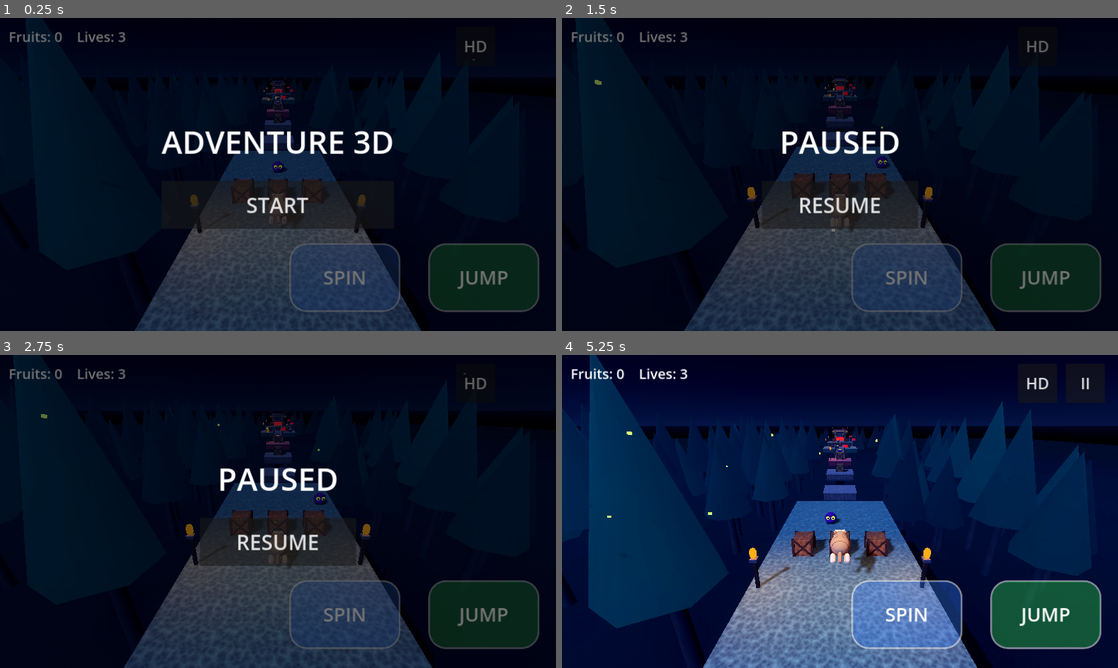
Above: before the commit, frames 1-4 (two rows, left to right).
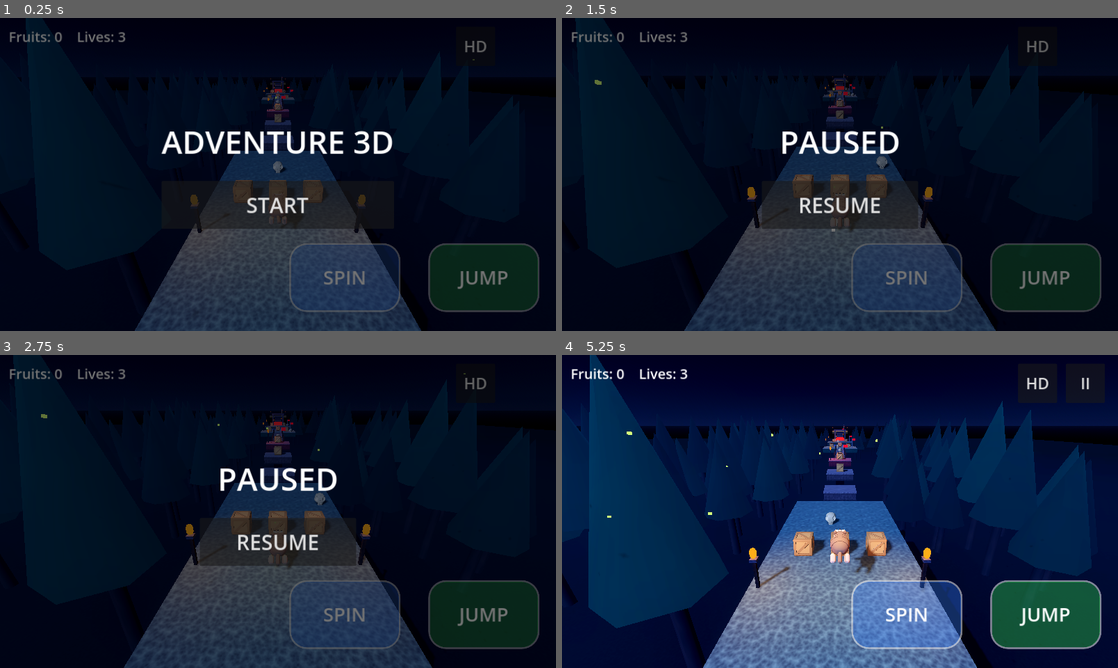
Above: after the commit, the same moments.

Repository: ksomealmlk-create/Adventure3D
Game: Godot game, scene res://main.tscn
Two runs of this game, one before a commit and one after it. Both use one fixed random seed, a clock stepped at 60 frames per second and the inputs below.
Inputs:
- Up to frame 1 (0.25 s): no input
- Up to frame 2 (1.5 s): click "START" at 0.5 s; click "II" at 1.25 s
- Up to frame 3 (2.75 s): click "HD" at 2 s
- Up to frame 4 (5.25 s): click "RESUME" at 2.75 s; click "II" at 3.5 s; click "HD" at 4.25 s; click "RESUME" at 5 s

The runs differ from the first frame. In frame 1, 0.4% of the frame differs, in the area x 41-59%, y 18-60%; in frame 2, 0.6%; in frame 3, 0.6%; in frame 4, 0.9%, in the area x 41-60%, y 22-65%.

Commit message:
quaternius models

Diff:
--- a/main.gd
+++ b/main.gd
@@ -10,13 +10,14 @@
 const MIX := 22050
 const ENEMY_COL := Color(0.45, 0.12, 0.55)
 
-# Optional ready-made models (.glb). If a file is missing, the game
+# Ready-made models (Quaternius, CC0). If a file is missing, the game
 # falls back to the built-in shapes, so nothing breaks.
-# [path, scale, y_offset]
+# [path, scale, y_offset, animation_name_suffix]
 const MODELS := {
-	"torch": ["res://models/torch.glb", 1.0, 0.0],
-	"crate": ["res://models/crate.glb", 1.0, -0.5],
-	"enemy": ["res://models/enemy.glb", 1.0, -0.4],
+	"torch": ["res://models/torch.glb", 1.0, 0.0, ""],
+	"crate": ["res://models/crate.gltf", 0.5, 0.0, ""],
+	"enemy": ["res://models/enemy.gltf", 0.55, -0.4, "Idle"],
+	"flag": ["res://models/goal_flag.gltf", 1.3, 0.0, ""],
 }
 
 var player: CharacterBody3D
@@ -376,7 +377,22 @@
 	var s: float = info[1]
 	inst.scale = Vector3(s, s, s)
 	inst.position = Vector3(0, float(info[2]), 0)
+	var want: String = info[3]
+	if want != "":
+		_autoplay_anim(inst, want)
 	return inst
+
+func _autoplay_anim(root: Node, want: String) -> void:
+	var found := root.find_children("*", "AnimationPlayer", true, false)
+	if found.is_empty():
+		return
+	var ap := found[0] as AnimationPlayer
+	for nm in ap.get_animation_list():
+		if String(nm).ends_with(want):
+			var a := ap.get_animation(nm)
+			a.loop_mode = Animation.LOOP_LINEAR
+			ap.autoplay = nm
+			return
 
 func _torch(pos: Vector3) -> void:
 	var root := Node3D.new()
@@ -473,6 +489,10 @@
 	# goal: tall light beam + glow
 	_torch(Vector3(-3.6, 4.0, -113.0))
 	_torch(Vector3(3.6, 4.0, -113.0))
+	var flag_mdl := _model("flag")
+	if flag_mdl != null:
+		flag_mdl.position += Vector3(2.0, 4.0, -116.0)
+		add_child(flag_mdl)
 	var beam := MeshInstance3D.new()
 	var bmesh := BoxMesh.new()
 	bmesh.size = Vector3(0.3, 16.0, 0.3)
Not shown, added: models/crate.gltf
Not shown, added: models/enemy.gltf
Not shown, added: models/goal_flag.gltf
